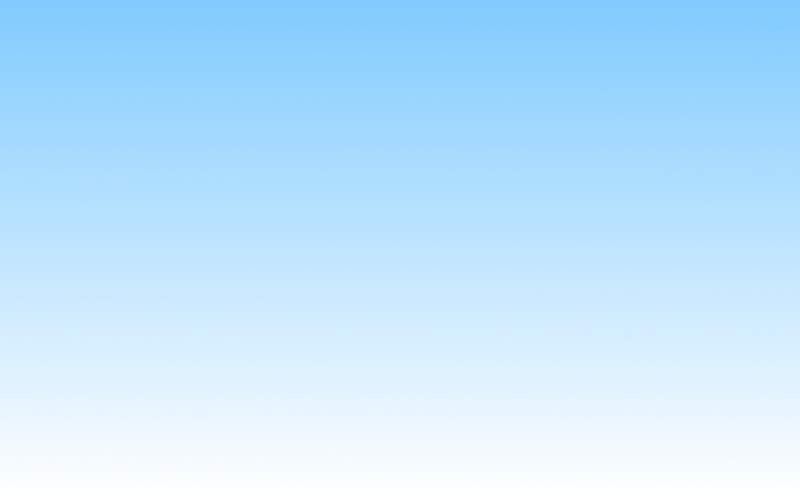
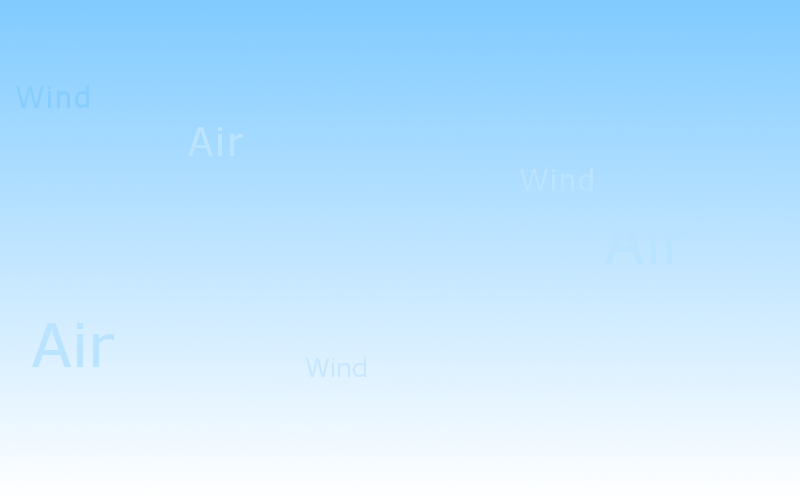
Comparing the layer stacks of the two 800 x 500 images. Changes:
added layer "Wind" above "Air #2" over [520, 168, 593, 191]
added layer "Air #2" above "Air #1" over [188, 127, 243, 156]
added layer "Air #1" above "Air" over [605, 234, 687, 264]
added layer "Air" above "Wind #1" over [32, 323, 114, 367]
added layer "Wind #1" above "Wind #2" over [16, 85, 89, 108]
added layer "Wind #2" above "Hintergrund" over [306, 357, 366, 377]
